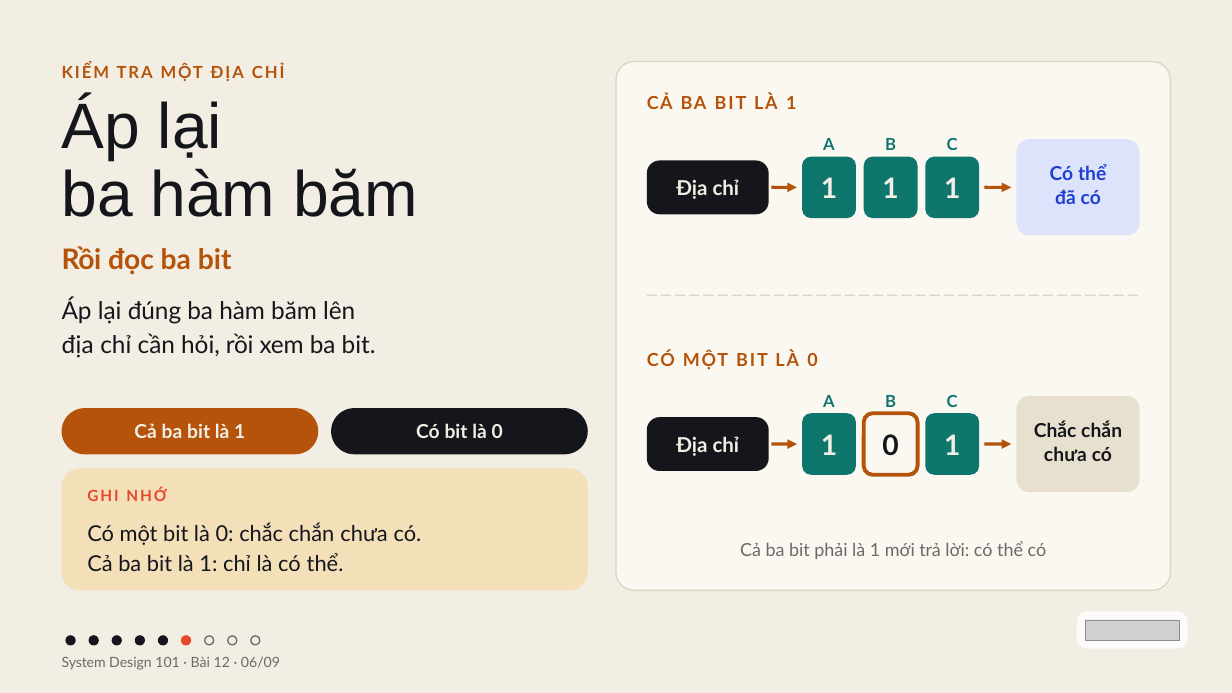
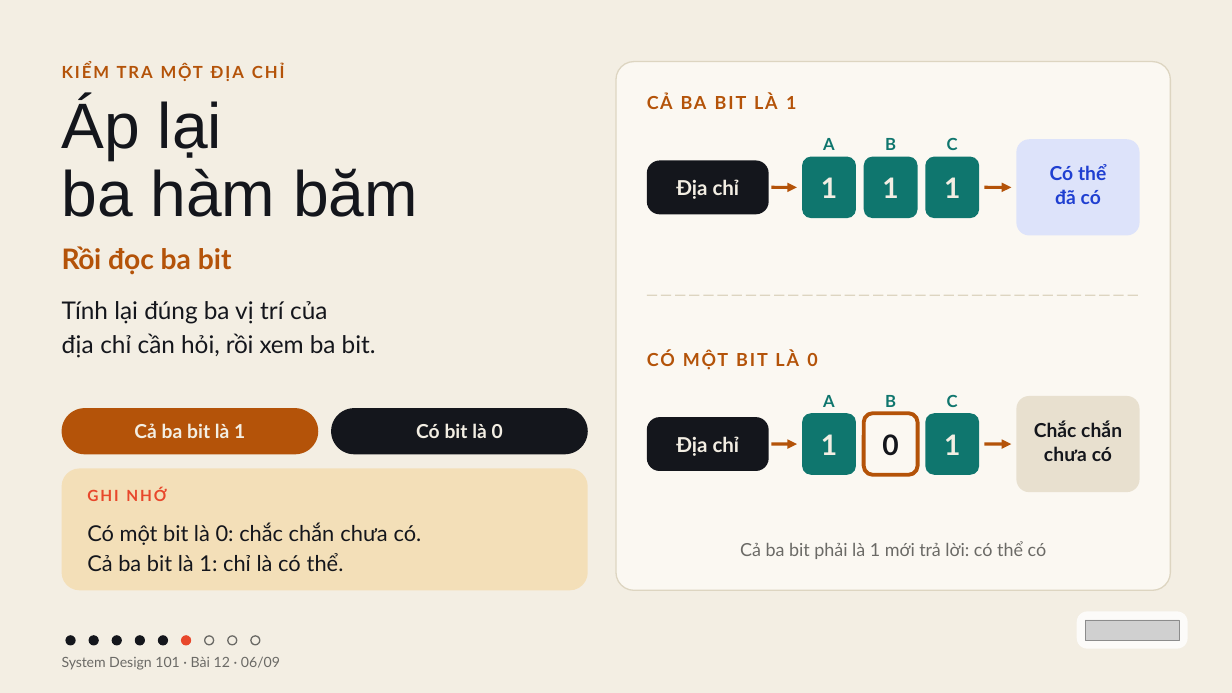
Before and after one commit to vohoailinh90/tool-marketing-studio, a slide deck: slide 6 of system-design-101/vi/lessons/sd-10-012/slides/sd-10-012.pptx. Drawn at 1232x693 pixels with LibreOffice and Linux fonts; fonts in the diff are those of the drawing; grey boxes stand for pictures. Boxes give left, top, right and bottom in pixels: in the first picture for what was removed or moved away, otherwise in the second. Text is boxed around its words. In the diff, an @@ line names an element or a change of style, - is before the commit and + after.

```diff
--- a/system-design-101/vi/lessons/sd-10-012/slides/sd-10-012.pptx
+++ b/system-design-101/vi/lessons/sd-10-012/slides/sd-10-012.pptx
@@ text at box(62, 301, 327, 324): text changed @@
-Áp lại đúng ba hàm băm lên
+Tính lại đúng ba vị trí của
```
Also in this commit, not shown: 6 other slides changed, 4 other files.
